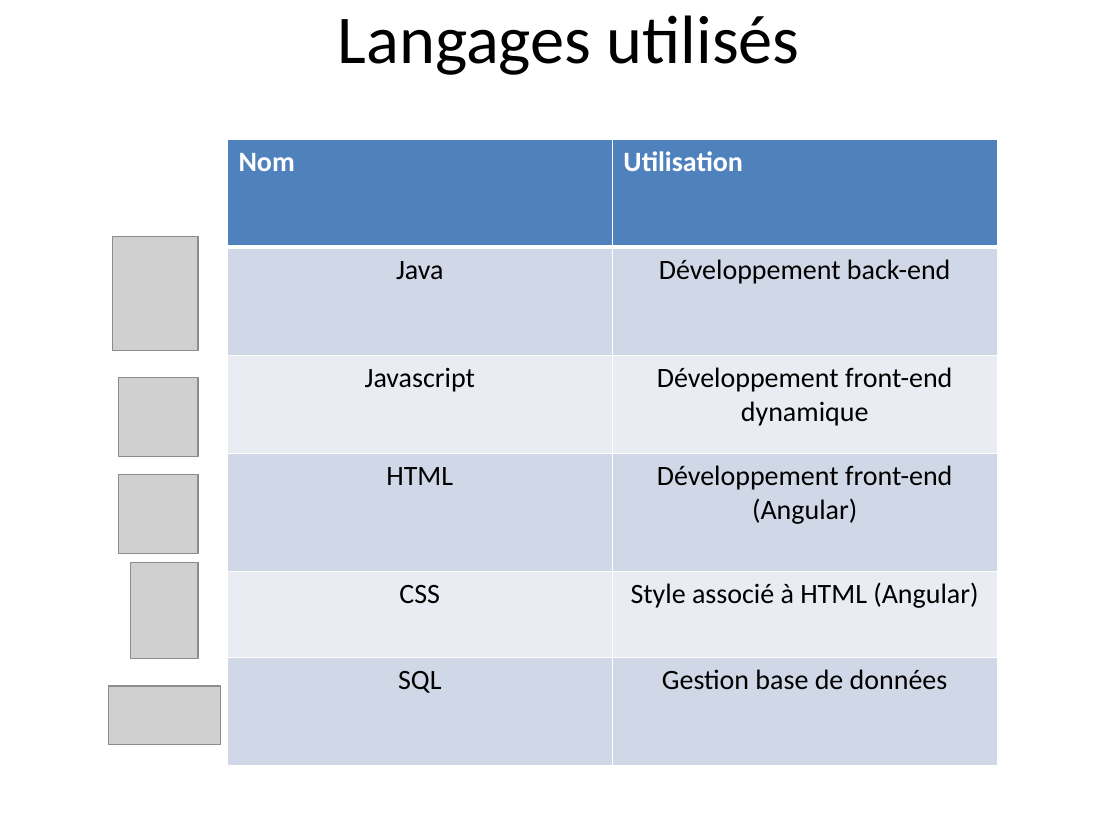
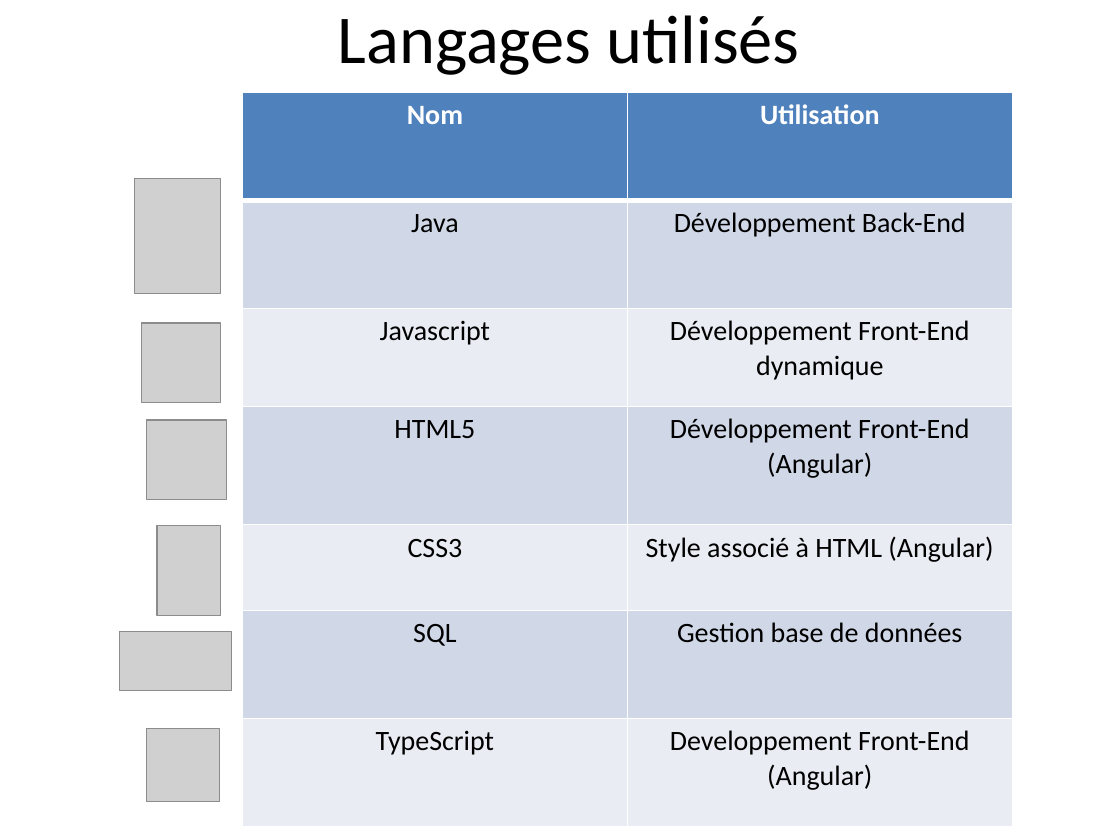
Before and after one commit to NicoPerret/projet-echec, a slide deck: slide 5 of Diapo présentation projet.pptx. Drawn at 1120x840 pixels with LibreOffice and Linux fonts; fonts in the diff are those of the drawing; grey boxes stand for pictures. Boxes give left, top, right and bottom in pixels: in the first picture for what was removed or moved away, otherwise in the second. Text is boxed around its words. In the diff, an @@ line names an element or a change of style, - is before the commit and + after.

```diff
--- a/Diapo présentation projet.pptx
+++ b/Diapo présentation projet.pptx
@@ table at box(243, 93, 1014, 828) @@
-row 2, column 2: Développement back-end
+row 2, column 2: Développement Back-End
-row 3, column 2: Développement front-end dynamique
+row 3, column 2: Développement Front-End dynamique
-row 4, column 1: HTML
+row 4, column 1: HTML5
-row 4, column 2: Développement front-end (Angular)
+row 4, column 2: Développement Front-End (Angular)
-row 5, column 1: CSS
+row 5, column 1: CSS3
+row 7: TypeScript | Developpement Front-End (Angular)
@@ table: place and size @@
-table at box(227, 139, 998, 765)
+table at box(243, 93, 1014, 828)
@@ picture: place and size @@
-picture at box(113, 236, 198, 351)
+picture at box(134, 179, 220, 293)
@@ picture: place and size @@
-picture at box(119, 377, 198, 457)
+picture at box(141, 323, 221, 402)
@@ picture: place and size @@
-picture at box(119, 475, 198, 554)
+picture at box(147, 420, 226, 500)
@@ picture: place and size @@
-picture at box(130, 562, 198, 657)
+picture at box(157, 525, 221, 615)
@@ picture: place and size @@
-picture at box(109, 687, 221, 745)
+picture at box(120, 632, 232, 690)
@@ picture added at box(147, 729, 220, 802) @@
```
Also in this commit, not shown: 1 slide added, 1 other file.
